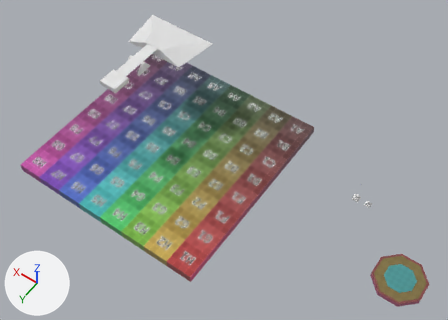
The glTF model field/field.glb, before and after one commit.
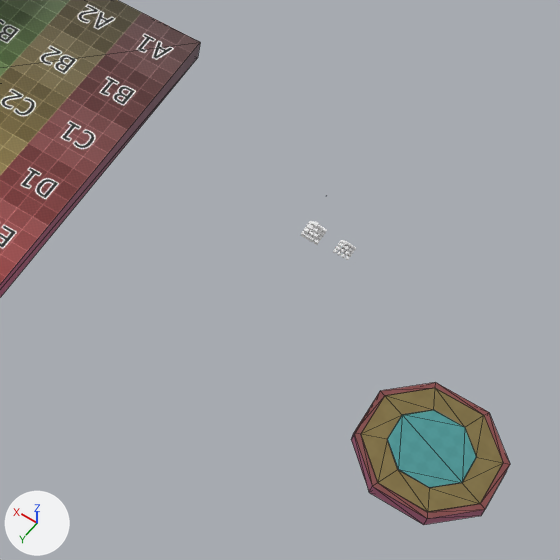
Old and new are each drawn whole from a 50 mm lens placed at (-67.1, 251.9, 338.4), pointed at (102.1, 15.0, -33.8) and again close up on the part from 54% to 100% of the width and 35% to 100% of the height. Every picture has the same lights, and +X, +Y and +Z are marked at lower left. The last two pictures show the newer version. The close-ups show mesh edges as thin lines. Where no turn or scale is listed for an object, it has been applied to the vertices.

Before the edit, the objects in view are built like this:
```python
me_circle = bpy.data.meshes.new('Circle')
me_circle.from_pydata(...)  # 48 vertices, 92 faces; spans x -0.92..0.92, y -0.92..0.92, z -0.01..0.19
me_circle.materials.append(mat_マテリアル_001)  # picture img_無題
me_平面 = bpy.data.meshes.new('平面')
me_平面.from_pydata(...)  # a box spanning x -88.0..88.0, y -88.0..88.0, z -8.0..0.0
me_平面.materials.append(mat_マテリアル_001)  # picture img_無題
ob_fixed_004 = bpy.data.objects.new('fixed.004', me_circle)
ob_fixed_004.location = (-51.9, 48.6, 0.3)
ob_fixed_004.scale = (-17.3, -17.3, -17.3)
ob_平面fixed = bpy.data.objects.new('平面fixed', me_平面)
ob_平面fixed.location = (162.6, 7.3, -67.1)
```
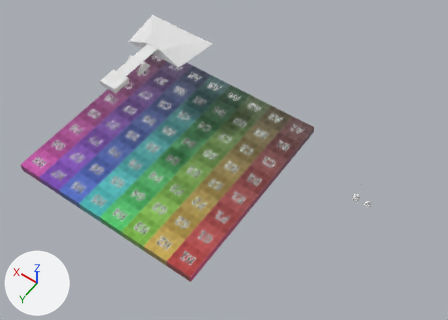
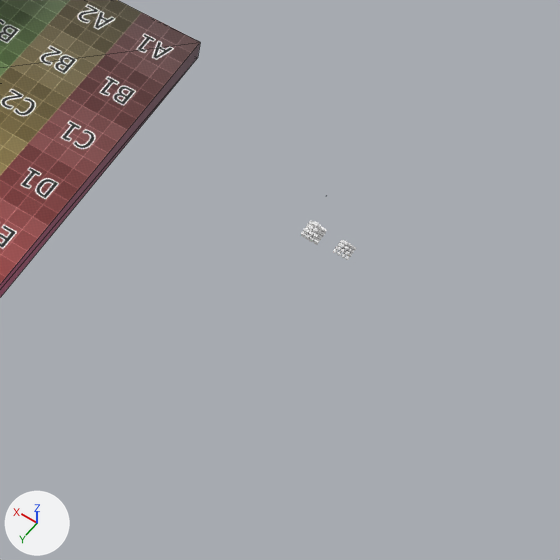
Where the change shows, as pixel boxes [x1, y1, x2, y2] in the close-ups (560 x 560 px):
'fixed.004', deleted: before [351, 382, 510, 525]

Edits to the bpy script that builds the scene:
```text
Remove ob_fixed_004:
    ob_fixed_004 = bpy.data.objects.new('fixed.004', me_circle)
    ob_fixed_004.location = (-51.9, 48.6, 0.3)
    ob_fixed_004.scale = (-17.3, -17.3, -17.3)
```
